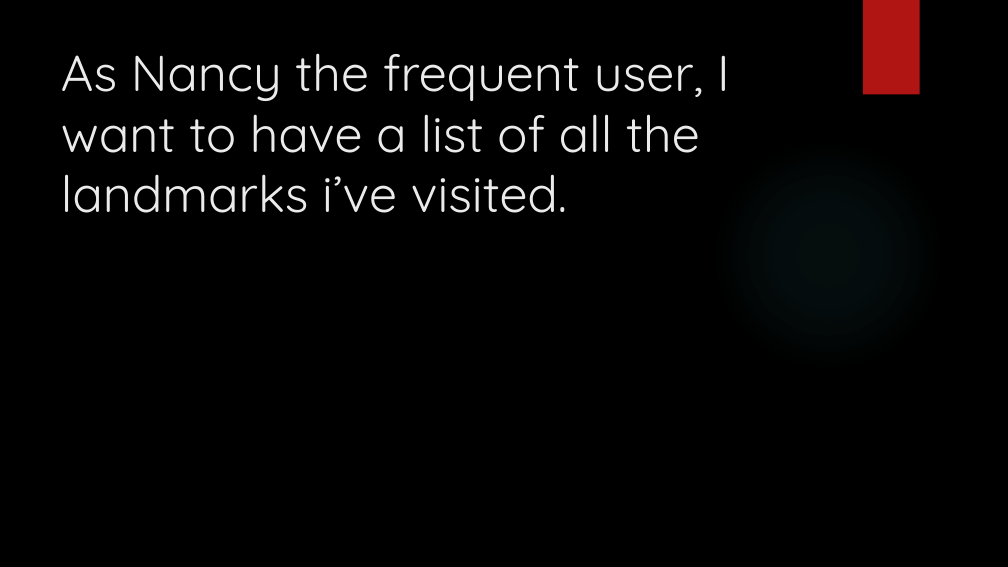
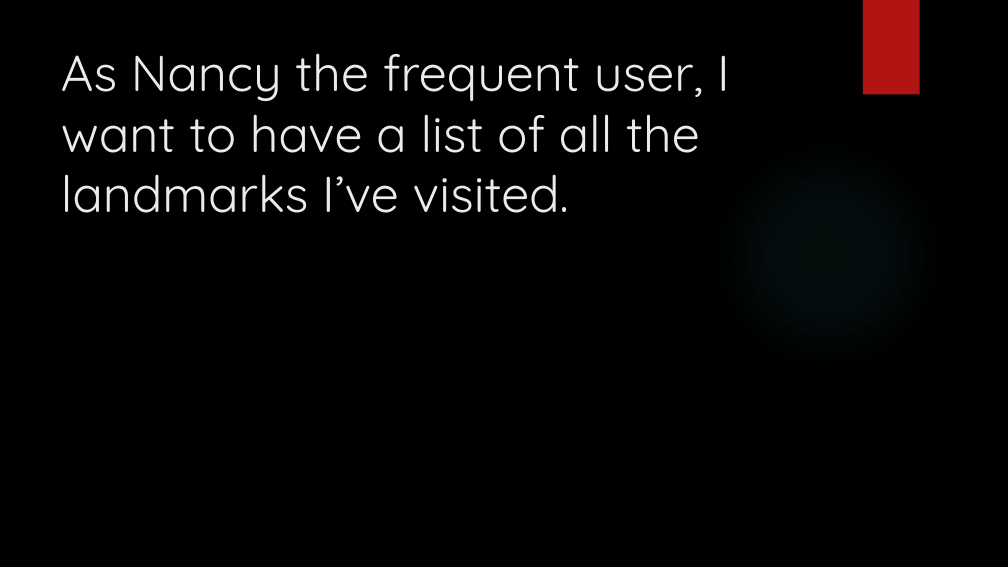
Before and after one commit to junmin-yee/Landmarked, a slide deck: slide 31 of Technology Presentation.pptx (slide 47 before the commit). Drawn at 1008x567 pixels with LibreOffice and Linux fonts; fonts in the diff are those of the drawing; background and template pictures are left out. Boxes give left, top, right and bottom in pixels: in the first picture for what was removed or moved away, otherwise in the second. Text is boxed around its words. In the diff, an @@ line names an element or a change of style, - is before the commit and + after.

```diff
--- a/Technology Presentation.pptx
+++ b/Technology Presentation.pptx
@@ title at box(61, 53, 730, 213): text changed @@
-As Nancy the frequent user, I want to have a list of all the landmarks i’ve visited.
+As Nancy the frequent user, I want to have a list of all the landmarks I’ve visited.
```
Also in this commit, not shown: 6 other slides changed, 22 slides removed.
